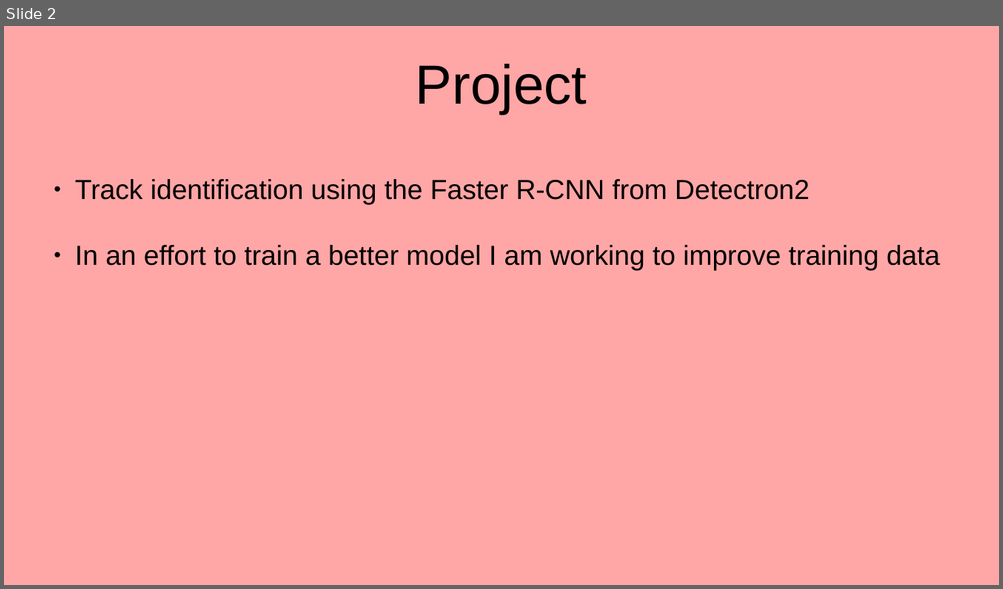
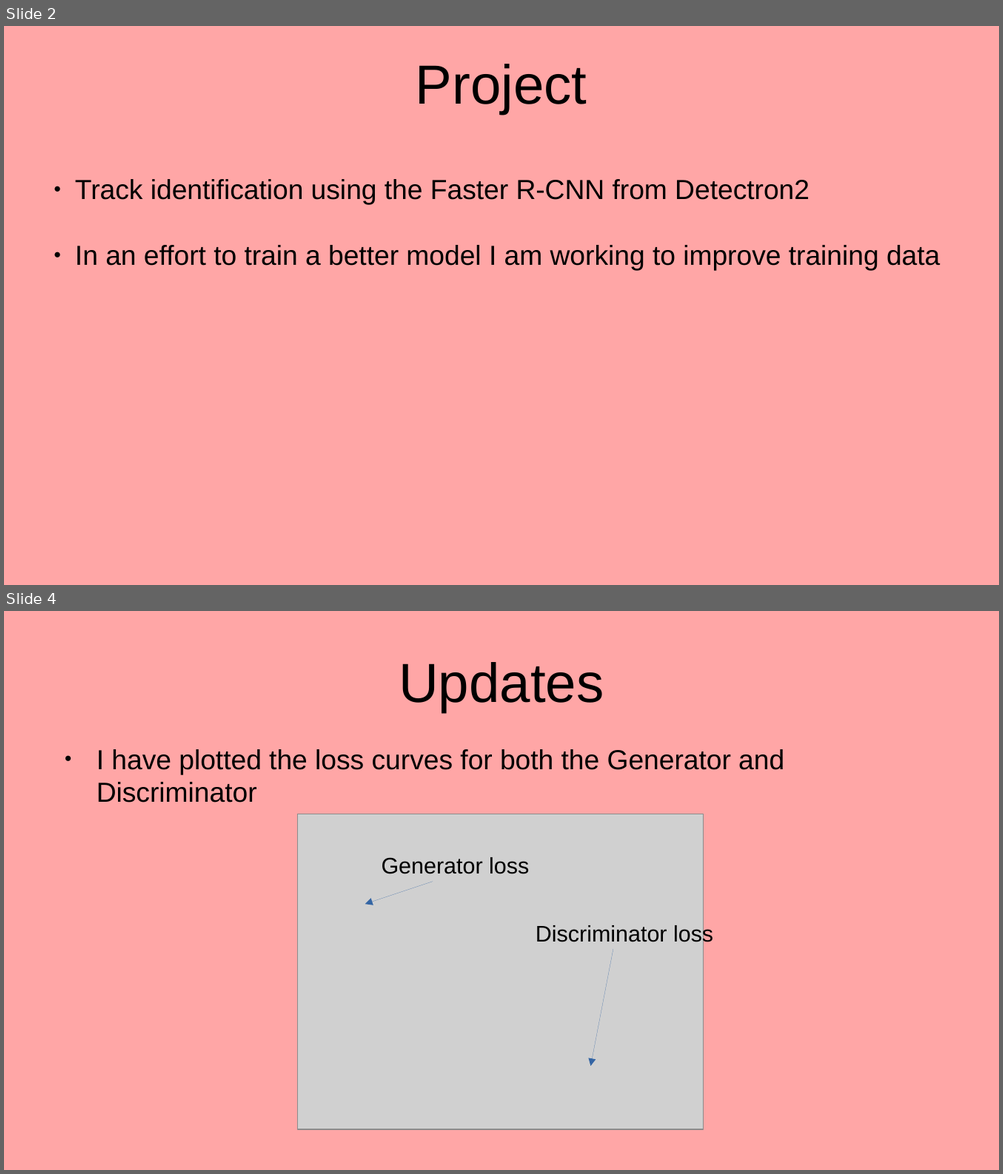
Before and after one commit to coldmayo/MMBCReco, a slide deck: docs/weeklySlides.odp. Shown one above the other, each under a label of ours: slide 2 before the commit, slides 2 and 4 after it; the slides between them are not shown. The pictures are 1003x589 and 1003x1174 pixels, drawn with LibreOffice and Linux fonts; fonts in the diff are those of the drawing; grey boxes stand for pictures. Boxes give left, top, right and bottom in pixels: in the first picture for what was removed or moved away, otherwise in the second. Text is boxed around its words. In the diff, an @@ line names an element or a change of style, - is before the commit and + after.

Commit message:
updated slides + save loss plots

```diff
--- a/docs/weeklySlides.odp
+++ b/docs/weeklySlides.odp
@@ slide 4 added at box(4, 611, 999, 1170), background #FFA6A6 @@
@@ title added at box(398, 662, 603, 712), 44 pt, text #000000 @@
+Updates
@@ text added at box(96, 749, 784, 803), 22 pt, text #000000 @@
+● I have plotted the loss curves for both the Generator and Discriminator
@@ picture added at box(297, 814, 703, 1130) @@
@@ text added at box(381, 857, 529, 874), 18 pt, text #000000 @@
+Generator loss
@@ arrow added from (432, 882) to (365, 904), #3465A4 0 pt @@
@@ text added at box(535, 924, 713, 946), 18 pt, text #000000 @@
+Discriminator loss
@@ arrow added from (613, 949) to (591, 1067), #3465A4 0 pt @@
```
Also in this commit, not shown: 1 slide changed, 2 other slides added, 4 slides removed, 1 other file.
